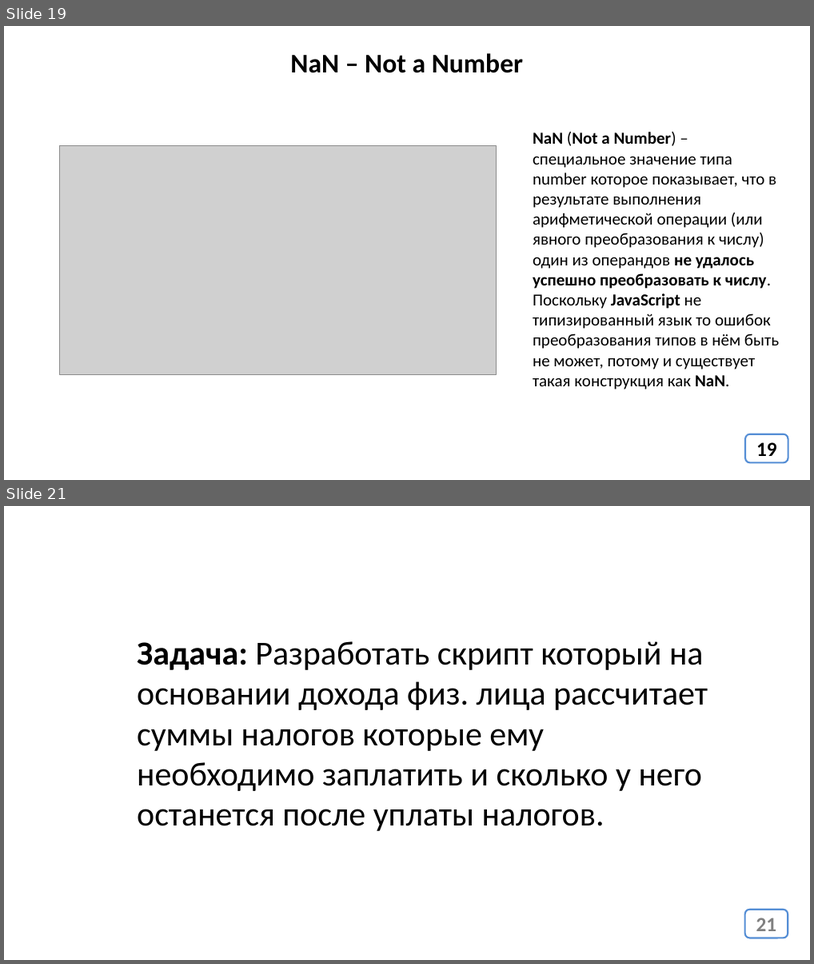
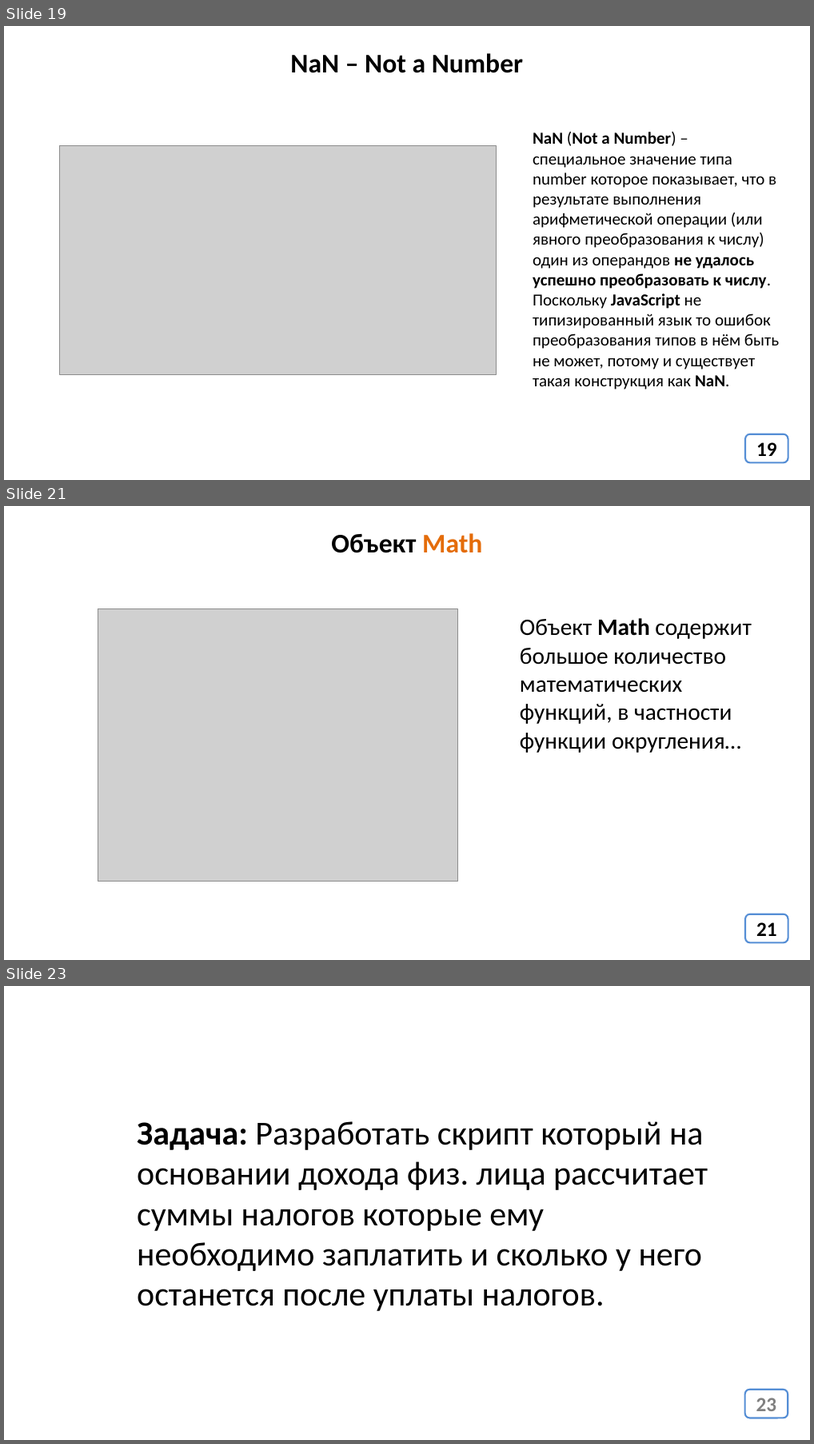
Before and after one commit to web33-ortdnipro/lesson17, a slide deck: lesson17.pptx. Shown one above the other, each under a label of ours: slides 19 and 21 before the commit, slides 19, 21 and 23 after it; the slides between them are not shown. The pictures are 814x964 and 814x1444 pixels, drawn with LibreOffice and Linux fonts; fonts in the diff are those of the drawing; grey boxes stand for pictures. Boxes give left, top, right and bottom in pixels: in the first picture for what was removed or moved away, otherwise in the second. Text is boxed around its words. In the diff, an @@ line names an element or a change of style, - is before the commit and + after.

```diff
--- a/lesson17.pptx
+++ b/lesson17.pptx
@@ slide 21 added at box(4, 506, 810, 960), background #FFFFFF @@
@@ text added at box(331, 533, 482, 553), 32 pt, text #000000, bold @@
+Объект Math
@@ picture added at box(98, 609, 458, 881) @@
@@ text added at box(520, 618, 752, 752), 28 pt, text #000000 @@
+Объект Math содержит большое количество математических функций, в частности функции округления…
@@ page number added at box(746, 914, 789, 942), fill #FFFFFF, outline #558ED5 2 pt, 24 pt, text #000000, bold @@
+21
@@ what was slide 21 is now slide 23 @@
@@ page number at box(757, 1397, 778, 1411): text changed @@
-21
+23
```
Also in this commit, not shown: 2 slides changed, 1 other slide added, 2 other files.
